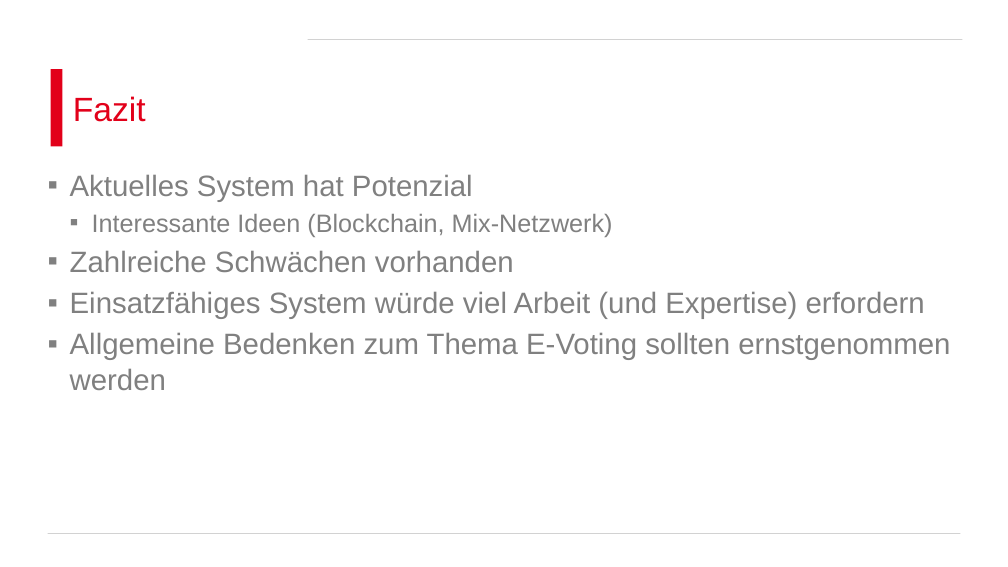
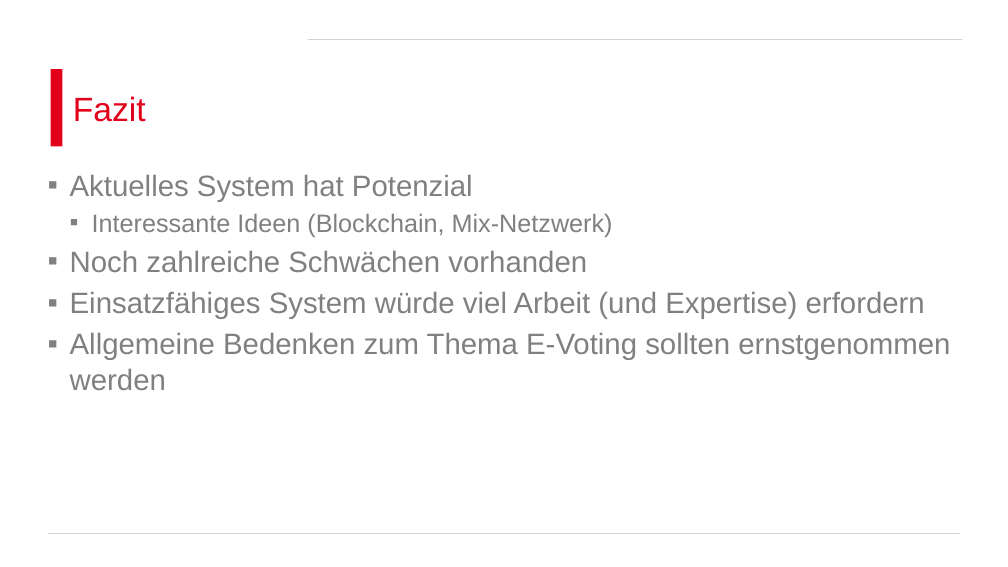
Before and after one commit to ChristophB1207/Block_E-Voting, a slide deck: slide 13 of Dokumente/Präsentation.pptx. Drawn at 1008x567 pixels with LibreOffice and Linux fonts; fonts in the diff are those of the drawing; background and template pictures are left out. Boxes give left, top, right and bottom in pixels: in the first picture for what was removed or moved away, otherwise in the second. Text is boxed around its words. In the diff, an @@ line names an element or a change of style, - is before the commit and + after.

```diff
--- a/Dokumente/Präsentation.pptx
+++ b/Dokumente/Präsentation.pptx
@@ text at [70, 251, 587, 272]: text changed @@
-▪ Zahlreiche Schwächen vorhanden
+▪ Noch zahlreiche Schwächen vorhanden
```
Also in this commit, not shown: 2 other slides changed, 9 other files.
